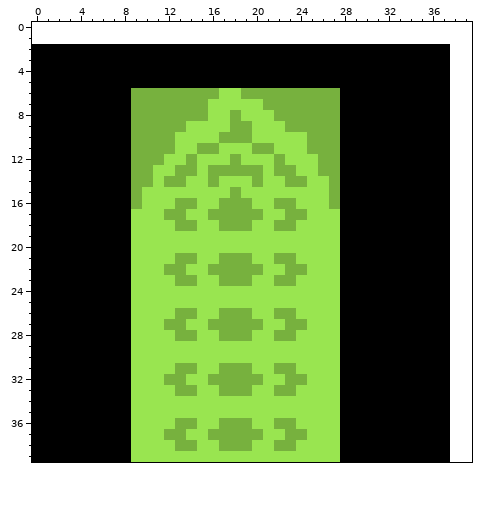
File history of a pixel-art sprite, img/tail/tail_up.png. Above: the version before the commit.
The file is 38x38 pixels. Pixels under 10% opacity are left out. The old version is drawn lined up with the new one, on the new canvas.
The result:
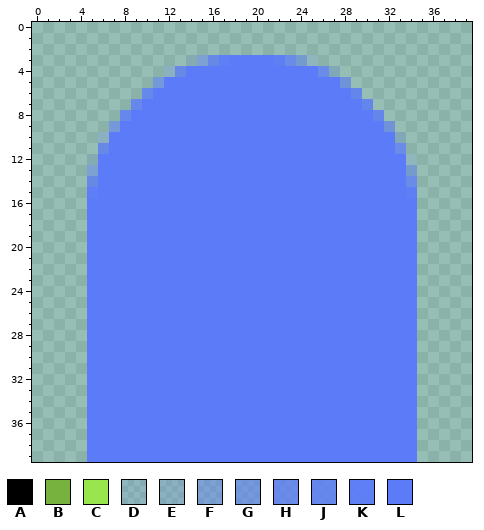
Palette (. is transparent): A #000000  B #77b13e  C #99e550  D #5b7bf920  E #5b7bf930  F #5b7bf970  G #5b7bf990  H #5b7bf9c0  J #5b7bf9d0  K #5b7bf9f0  L #5b7bf9
What changed:
canvas 38x38 -> 40x40, the old top-left corner now at 0,2
Changed rows in their new state; - is an unchanged pixel.
first column x 0:
 2 ......................................
 3 ..............DFHKLLLLKHFD............
 4 ............EHLLLLLLLLLLLLHE..........
 5 ...........GLLLLLLLLLLLLLLLLG.........
 6 ..........JLLLLLLLLLLLLLLLLLLJ........
 7 .........JLLLLLLLLLLLLLLLLLLLLJ.......
 8 ........JLLLLLLLLLLLLLLLLLLLLLLJ......
 9 .......GLLLLLLLLLLLLLLLLLLLLLLLLG.....
10 ......ELLLLLLLLLLLLLLLLLLLLLLLLLLE....
11 ......HLLLLLLLLLLLLLLLLLLLLLLLLLLH....
12 .....DLLLLLLLLLLLLLLLLLLLLLLLLLLLLD...
13 .....FLLLLLLLLLLLLLLLLLLLLLLLLLLLLF...
14 .....HLLLLLLLLLLLLLLLLLLLLLLLLLLLLH...
15 .....KLLLLLLLLLLLLLLLLLLLLLLLLLLLLK...
16 .....LLLLLLLLLLLLLLLLLLLLLLLLLLLLLL...
17 .....LLLLLLLLLLLLLLLLLLLLLLLLLLLLLL...
18 .....LLLLLLLLLLLLLLLLLLLLLLLLLLLLLL...
19 .....LLLLLLLLLLLLLLLLLLLLLLLLLLLLLL...
20 .....LLLLLLLLLLLLLLLLLLLLLLLLLLLLLL...
21 .....LLLLLLLLLLLLLLLLLLLLLLLLLLLLLL...
22 .....LLLLLLLLLLLLLLLLLLLLLLLLLLLLLL...
23 .....LLLLLLLLLLLLLLLLLLLLLLLLLLLLLL...
24 .....LLLLLLLLLLLLLLLLLLLLLLLLLLLLLL...
25 .....LLLLLLLLLLLLLLLLLLLLLLLLLLLLLL...
26 .....LLLLLLLLLLLLLLLLLLLLLLLLLLLLLL...
27 .....LLLLLLLLLLLLLLLLLLLLLLLLLLLLLL...
28 .....LLLLLLLLLLLLLLLLLLLLLLLLLLLLLL...
29 .....LLLLLLLLLLLLLLLLLLLLLLLLLLLLLL...
30 .....LLLLLLLLLLLLLLLLLLLLLLLLLLLLLL...
31 .....LLLLLLLLLLLLLLLLLLLLLLLLLLLLLL...
32 .....LLLLLLLLLLLLLLLLLLLLLLLLLLLLLL...
33 .....LLLLLLLLLLLLLLLLLLLLLLLLLLLLLL...
34 .....LLLLLLLLLLLLLLLLLLLLLLLLLLLLLL...
35 .....LLLLLLLLLLLLLLLLLLLLLLLLLLLLLL...
36 .....LLLLLLLLLLLLLLLLLLLLLLLLLLLLLL...
37 .....LLLLLLLLLLLLLLLLLLLLLLLLLLLLLL...
38 .....LLLLLLLLLLLLLLLLLLLLLLLLLLLLLL...
39 .....LLLLLLLLLLLLLLLLLLLLLLLLLLLLLL...
Where, in picture pixels (left, top, right, bottom), the same in both pictures:
changed: (32, 44, 450, 462)
